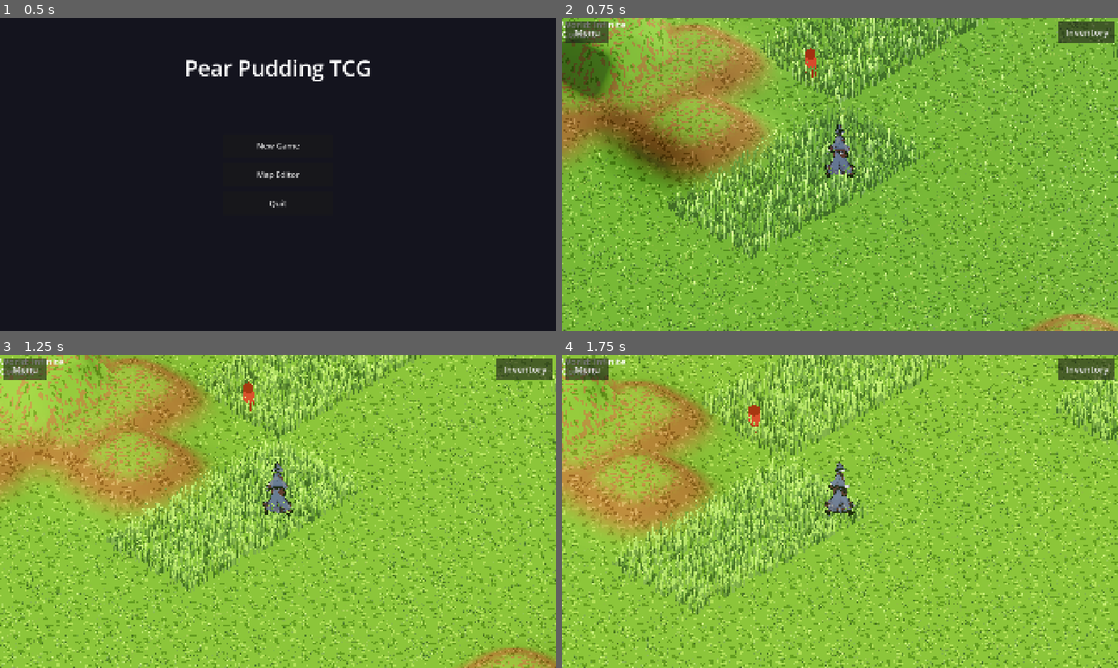
Above: before the commit, frames 1-4 (two rows, left to right).
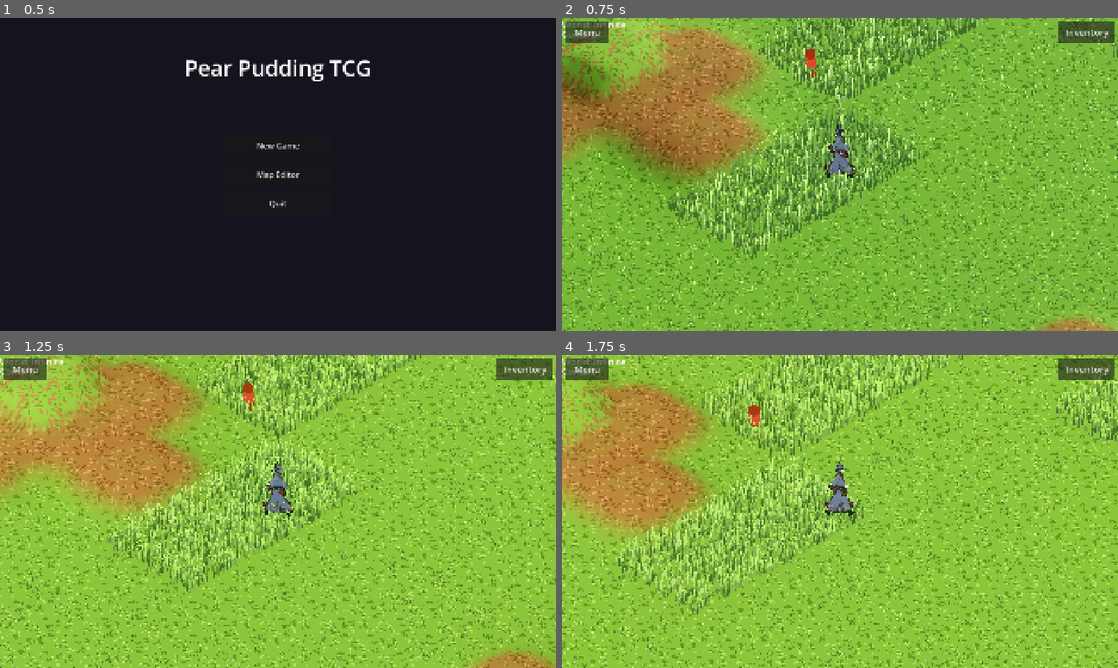
Above: after the commit, the same moments.

Repository: ChrisPauly97/pear-pudding-godot
Game: Godot game, scene res://scenes/ui/MenuScene.tscn
Same seed, same stepped clock (60 frames per second), same inputs: the game is played once before the commit and once after it.
Inputs (mouse positions are in pixels of both pictures, inside the frame that each line leads up to):
- Up to frame 1 (0.5 s): no input
- Up to frame 2 (0.75 s): click "New Game" at 0.5 s
- Up to frame 3 (1.25 s): no input
- Up to frame 4 (1.75 s): tap Enter at 1.25 s; move the mouse to (962, 495) at 1.27 s; hold D (move_right) from 1.28 s (still down); hold E (interact) from 1.28 s (still down); click (962, 495) at 1.42 s; tap Space (jump) at 1.52 s

Frame 1 is identical in both runs. In frame 2, 10% of the frame differs, in the area x 0-100%, y 0-100%; in frame 3, 9.5%; in frame 4, 7.0%.

Commit message:
Fix wall base texture bleed and reduce hill scale
Shader: lower is_wall threshold 0.5→0.05 so the steep triangle at the
wall base (v_wall interpolated 0→1 between grass and wall vertices) is
classified as wall and shows stone texture instead of hill/grass.  Flat
grass vertices are exactly 0.0 so they are unaffected.

Hills: HILL_FACE_H 1.5→1.0 and PLATEAU_H/HILL_PEAK_H 1.8→1.5.  Level 5
hills are now 5 wu (visible mountain) instead of 7.5 wu (obscures ruins).

https://claude.ai/code/session_01EN5yH3Xt9cMbACvcaaV7Wq

Diff:
--- a/assets/shaders/terrain.gdshader
+++ b/assets/shaders/terrain.gdshader
@@ -85,7 +85,10 @@
 	// Sample only the textures actually contributing to this fragment.
 	// Flat grass is the common case (~60-70% of terrain) — skip all other fetches.
 	vec3 base_col;
-	bool is_wall = v_wall > 0.5;
+	// Threshold 0.05 instead of 0.5 so the steep wall-base triangle
+	// (interpolated between is_wall=0 grass vertex and is_wall=1 wall vertex)
+	// is classified as wall and receives stone texture rather than grass/hill.
+	bool is_wall = v_wall > 0.05;
 
 	if (is_wall) {
 		// Use surface normal to pick side vs top — no grass on wall tiles.
--- a/autoloads/IsoConst.gd
+++ b/autoloads/IsoConst.gd
@@ -12,7 +12,7 @@
 const ISO_HALF_W: int = 32
 const ISO_HALF_H: int = 16
 const WALL_FACE_H: float = 1.0    # world-unit height per wall level
-const HILL_FACE_H: float = 1.5    # world-unit height per hill level
+const HILL_FACE_H: float = 1.0    # world-unit height per hill level
 const WALL_FACE_TEX_H: int = 36
 
 # Tile type constants
--- a/scenes/world/ChunkRenderer.gd
+++ b/scenes/world/ChunkRenderer.gd
@@ -10,7 +10,7 @@
 const _TownspersonScene  = preload("res://scenes/world/entities/TownspersonNPC.tscn")
 
 const TERRAIN_VDENSITY: int = 2
-const PLATEAU_H:        float = 1.8   # fallback hill height for tiles with no stored height
+const PLATEAU_H:        float = 1.5   # fallback hill height for tiles with no stored height
 const CURVE_R:          float = 3.5   # hill smoothstep radius (world units)
 const WALL_CURVE_R:     float = 0.4   # wall rise radius — sub-vertex-step so walls are near-vertical
 
--- a/scenes/world/WorldScene.gd
+++ b/scenes/world/WorldScene.gd
@@ -101,7 +101,7 @@
 const DIALOGUE_DURATION: float = 4.0
 
 # Terrain height constants — named-map path uses a wider ramp than chunks
-const HILL_PEAK_H:    float = 1.8
+const HILL_PEAK_H:    float = 1.5
 const HILL_RAMP_R:    float = 4.0
 const TERRAIN_VDENSITY: int = 2
 
